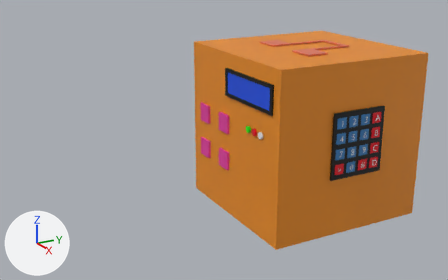
What one commit did to the Blender file mobilemedibox.blend.
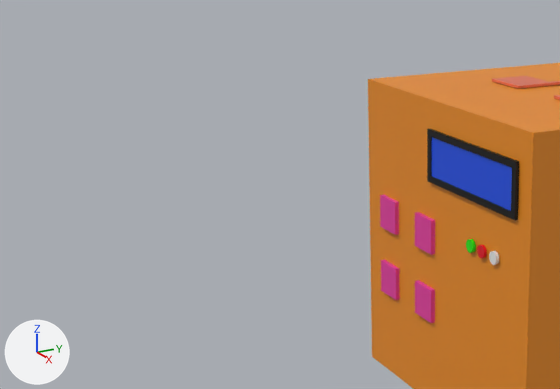
There are two pictures of each version: one whole from a 50 mm lens placed at (6.11, -3.4, 3.27), pointed at (-1.41, 0.65, 0.47), one close up on the part from 0% to 66% of the width and 0% to 73% of the height. Arrows for +X, +Y and +Z are at lower left; the lights stay in place.
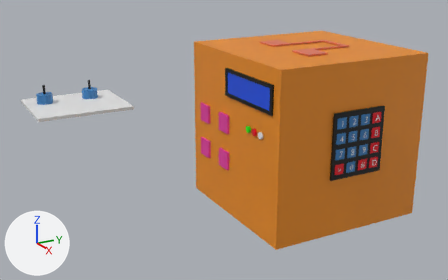
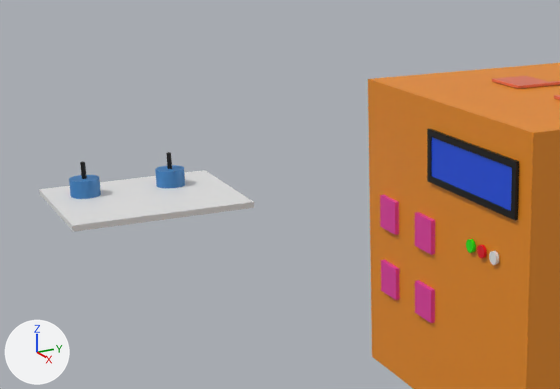
Diff of the bpy script that builds the scene:
```diff
--- a/mobilemedibox.blend.py
+++ b/mobilemedibox.blend.py
@@ mat_material_008 @@
+mat_material_008 = principled_material('Material.008')
+mat_material_008.base_color = (0.0, 0.0, 0.0)  # black #000000
@@ mat_material_009 @@
+mat_material_009 = principled_material('Material.009')
+mat_material_009.base_color = (0.0409, 0.209, 0.503)  # blue #397ebc
@@ me_cylinder_007 @@
+me_cylinder_007.from_pydata(...)  # a 32-sided cylinder along z spanning x -1.0..1.0, y -1.0..1.0, z -1.0..1.0
+me_cylinder_007.materials.append(mat_material_008)  # black #000000
@@ me_cylinder_005 @@
+me_cylinder_005.from_pydata(...)  # a 32-sided cylinder along z spanning x -1.0..1.0, y -1.0..1.0, z -1.0..1.0
+me_cylinder_005.materials.append(mat_material_008)  # black #000000
@@ me_cylinder_006 @@
+me_cylinder_006.from_pydata(...)  # a 32-sided cylinder along z spanning x -1.0..1.0, y -1.0..1.0, z -1.0..1.0
+me_cylinder_006.materials.append(mat_material_009)  # blue #397ebc
@@ me_cylinder_003 @@
+me_cylinder_003.from_pydata(...)  # a 32-sided cylinder along z spanning x -1.0..1.0, y -1.0..1.0, z -1.0..1.0
+me_cylinder_003.materials.append(mat_material_009)  # blue #397ebc
@@ me_cube_008 @@
+me_cube_008.from_pydata(...)  # a box spanning x -1.0..1.0, y -1.0..1.0, z -1.0..1.0
@@ ob_cylinder_006 @@
+ob_cylinder_006 = bpy.data.objects.new('Cylinder.006', me_cylinder_007)
+ob_cylinder_006.location = (-4.333, -1.216, 0.809)
+ob_cylinder_006.scale = (0.0211, 0.0211, 0.0748)
@@ ob_cylinder_005 @@
+ob_cylinder_005 = bpy.data.objects.new('Cylinder.005', me_cylinder_005)
+ob_cylinder_005.location = (-4.333, -0.437, 0.809)
+ob_cylinder_005.scale = (0.0211, 0.0211, 0.0748)
@@ ob_cylinder_004 @@
+ob_cylinder_004 = bpy.data.objects.new('Cylinder.004', me_cylinder_006)
+ob_cylinder_004.location = (-4.333, -1.216, 0.657)
+ob_cylinder_004.scale = (0.13, 0.13, 0.0806)
@@ ob_cylinder_003 @@
+ob_cylinder_003 = bpy.data.objects.new('Cylinder.003', me_cylinder_003)
+ob_cylinder_003.location = (-4.333, -0.437, 0.657)
+ob_cylinder_003.scale = (0.13, 0.13, 0.0806)
@@ ob_cube_012 @@
+ob_cube_012 = bpy.data.objects.new('Cube.012', me_cube_008)
+ob_cube_012.location = (-4.072, -0.758, 0.556)
+ob_cube_012.scale = (0.676, 0.783, -0.0263)
```

Where the change shows, as pixel boxes [x1, y1, x2, y2] in the close-ups (560 x 389 px):
'Cube.012', added: after [39, 170, 254, 232]
'Cylinder.004', added (blue): after [69, 175, 101, 199]
'Cylinder.003', added (blue): after [155, 165, 185, 188]
'Cylinder.006', added: after [80, 162, 87, 179]
'Cylinder.005', added: after [166, 152, 172, 169]
